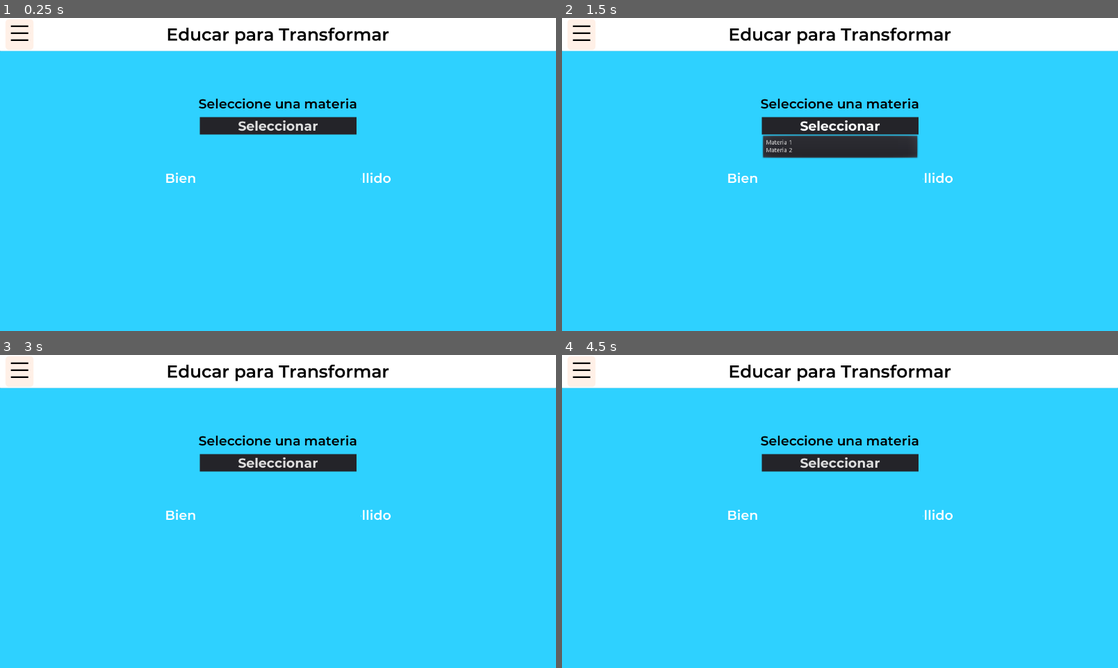
Above: before the commit, frames 1-4 (two rows, left to right).
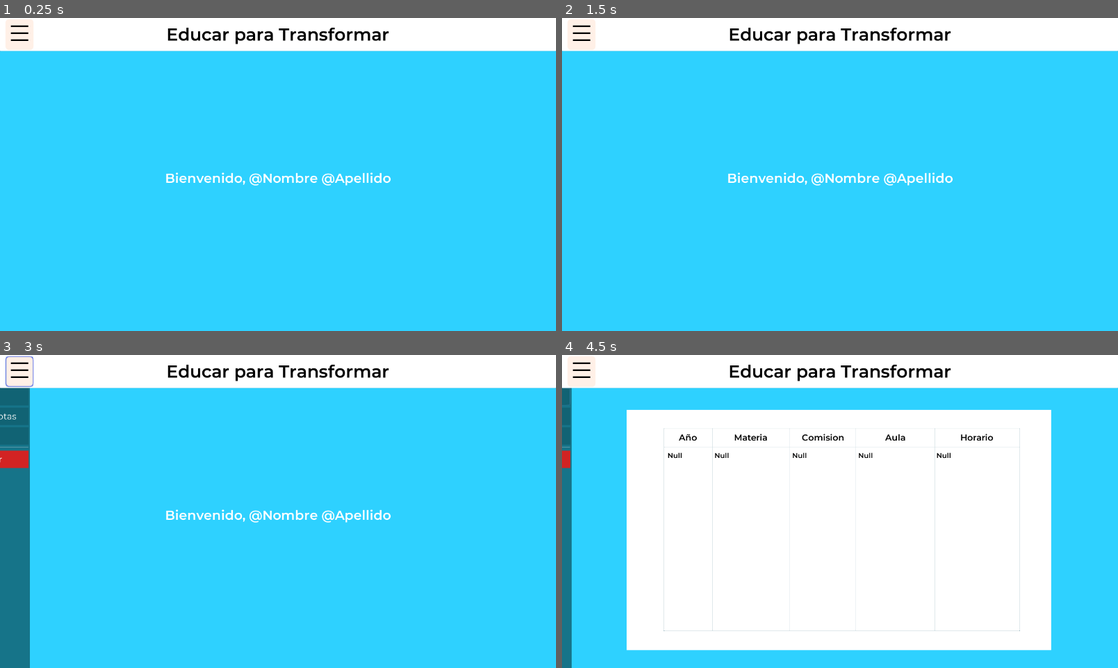
Above: after the commit, the same moments.

Repository: Matias-Barboza/DesktopAppEducarParaTransformar
Game: Godot game, scene res://Pantallas/DocenteHorarios.tscn
Two runs of this game, one before a commit and one after it. Both use one fixed random seed, a clock stepped at 60 frames per second and the inputs below. The project has no main scene, so this scene is started directly.
Inputs (mouse positions are in pixels of both pictures, inside the frame that each line leads up to):
- Up to frame 1 (0.25 s): no input
- Up to frame 2 (1.5 s): click (840, 124) at 0.5 s, where only the run before the commit has a clickable "Seleccionar"; click (840, 124) at 1.25 s, where only the run before the commit has a clickable "Seleccionar"
- Up to frame 3 (3 s): click (278, 461) at 2 s, where only the run before the commit has a clickable "Seleccionar"; click (22, 370) at 2.75 s
- Up to frame 4 (4.5 s): click (600, 395) at 3.5 s, where only the run after the commit has a clickable "Horarios"; tap Enter at 4.25 s; move the mouse to (962, 495) at 4.27 s; hold Q (abc123) from 4.28 s (still down); click (962, 495) at 4.42 s

The runs differ from the first frame. In frame 1, 2.5% of the frame differs, in the area x 35-65%, y 25-54%; in frame 2, 4.6%; in frame 3, 7.4%; in frame 4, 60%, in the area x 0-88%, y 10-100%.

Commit message:
boludeces URL
aaa

Diff:
--- /dev/null
+++ b/Contenedores/VBoxContainerDatos.gd
@@ -0,0 +1,6 @@
+extends VBoxContainer
+
+
+
+func _ready():
+	pass
--- a/Pantallas/DocenteHorarios.gd
+++ b/Pantallas/DocenteHorarios.gd
@@ -1,5 +1,16 @@
 extends Control
 
+var desplegado = false
+var paneles = []
+var headers = ["Content-Type: application/json"]
+var endpoint = Globals.URL + "/api/classes"
+var listaMaterias = {}
+
+#Test
+var ID = 68
+#Test
+
+onready var request = $HTTPRequest
 onready var animation_player = $AnimationPlayer
 onready var panel_horario = $PanelHorario
 onready var panel_bienvenida = $PanelBienvenida
@@ -7,15 +18,28 @@
 onready var panel_materias = $PanelMaterias
 onready var menu_materias = $PanelMaterias/Panel/MenuButton
 
-var desplegado = false
-var paneles = []
-
 func _ready():
+	request.request(endpoint)
 	panel_bienvenida.visible = true
 	panel_horario.visible = false
 	panel_notas.visible = false
+	panel_materias.visible = false
 
 	paneles = [panel_bienvenida, panel_horario, panel_notas, panel_materias]
+
+
+func _on_HTTPRequest_request_completed(result, response_code, headers, body):
+	if response_code == 200:
+		var i = 0
+		var json = JSON.parse(body.get_string_from_utf8())
+		for materia in json.result:
+			if(materia.teacher.id == ID):
+				listaMaterias[i] = materia["class_name"]
+				menu_materias.get_popup().add_item(listaMaterias[i], i+1)
+				i += 1
+		print("todo ok pa")
+	else:
+		print("error")
 
 
 func _on_ButtonMenuDesplegable_pressed():
@@ -48,3 +72,7 @@
 
 func _on_ButtonMaterias_pressed():
 	activar_panel(panel_materias)
+
+
+func _on_MenuButton_pressed():
+	pass
--- a/Pantallas/DocenteHorarios.tscn
+++ b/Pantallas/DocenteHorarios.tscn
@@ -570,7 +570,6 @@
 custom_fonts/font = SubResource( 44 )
 custom_styles/normal = SubResource( 45 )
 text = "Seleccionar"
-items = [ "Materia 1", null, 0, false, false, 0, 0, null, "", false, "Materia 2", null, 0, false, false, 1, 0, null, "", false ]
 
 [node name="PanelNotas" type="Panel" parent="."]
 visible = false
@@ -613,7 +612,7 @@
 custom_constants/separation = 5
 
 [node name="ButtonHorarios" type="Button" parent="PanelLateral/VBoxContainer"]
-margin_right = 247.0
+margin_right = 246.0
 margin_bottom = 40.0
 rect_min_size = Vector2( 0, 40 )
 custom_colors/font_color = Color( 1, 1, 1, 1 )
@@ -628,7 +627,7 @@
 
 [node name="ButtonNotas" type="Button" parent="PanelLateral/VBoxContainer"]
 margin_top = 45.0
-margin_right = 247.0
+margin_right = 246.0
 margin_bottom = 85.0
 rect_min_size = Vector2( 0, 40 )
 custom_colors/font_color = Color( 1, 1, 1, 1 )
@@ -643,7 +642,7 @@
 
 [node name="ButtonMaterias" type="Button" parent="PanelLateral/VBoxContainer"]
 margin_top = 90.0
-margin_right = 247.0
+margin_right = 246.0
 margin_bottom = 130.0
 rect_min_size = Vector2( 0, 40 )
 custom_colors/font_color = Color( 1, 1, 1, 1 )
@@ -658,12 +657,12 @@
 
 [node name="HSeparator" type="HSeparator" parent="PanelLateral/VBoxContainer"]
 margin_top = 135.0
-margin_right = 247.0
+margin_right = 246.0
 margin_bottom = 139.0
 
 [node name="ButtonSalir" type="Button" parent="PanelLateral/VBoxContainer"]
 margin_top = 144.0
-margin_right = 247.0
+margin_right = 246.0
 margin_bottom = 184.0
 rect_min_size = Vector2( 0, 40 )
 custom_colors/font_color = Color( 1, 1, 1, 1 )
@@ -675,7 +674,11 @@
 custom_styles/normal = SubResource( 14 )
 text = "Salir"
 
+[node name="HTTPRequest" type="HTTPRequest" parent="."]
+
 [connection signal="pressed" from="Panel/ButtonMenuDesplegable" to="." method="_on_ButtonMenuDesplegable_pressed"]
+[connection signal="pressed" from="PanelMaterias/Panel/MenuButton" to="." method="_on_MenuButton_pressed"]
 [connection signal="pressed" from="PanelLateral/VBoxContainer/ButtonHorarios" to="." method="_on_ButtonHorarios_pressed"]
 [connection signal="pressed" from="PanelLateral/VBoxContainer/ButtonNotas" to="." method="_on_ButtonNotas_pressed"]
 [connection signal="pressed" from="PanelLateral/VBoxContainer/ButtonMaterias" to="." method="_on_ButtonMaterias_pressed"]
+[connection signal="request_completed" from="HTTPRequest" to="." method="_on_HTTPRequest_request_completed"]
--- a/Pantallas/Login.gd
+++ b/Pantallas/Login.gd
@@ -1,6 +1,6 @@
 extends Control
 
-var URL = "https://educar-para-transformar.onrender.com/auth/login"
+var endpoint = Globals.URL + "/auth/login"
 var headers = ["Content-Type: application/json"]
 
 
@@ -12,6 +12,7 @@
 	if response_code == 200:
 		var json = JSON.parse(body.get_string_from_utf8())
 		decodeJWT(json.result.token)
+		print(json.result.token)
 		print("iniciaste sesion capo")
 	else:
 		print("error")
@@ -29,7 +30,7 @@
 		"username" : correo.text,
 		"password" : Globals.password
 		}
-	request.request(URL, headers, true, HTTPClient.METHOD_POST, to_json(body))
+	request.request(endpoint, headers, true, HTTPClient.METHOD_POST, to_json(body))
 	Globals.password = ""
 
 
--- a/Pantallas/PantallaDocente.gd
+++ b/Pantallas/PantallaDocente.gd
@@ -12,10 +12,10 @@
 var listaApellidoAlumnos = {}
 var listaNotaAlumnos = {}
 var headers = ["Content-Type: application/json"]
-var URL = "https://educar-para-transformar.onrender.com/api/students"
+var endpoint = Globals.URL + "/api/students"
 
 func _ready():
-	request.request(URL)
+	request.request(endpoint)
 
 
 func _on_HTTPRequest_request_completed(result, response_code, headers, body):
@@ -23,7 +23,6 @@
 		var i = 0
 		var json = JSON.parse(body.get_string_from_utf8())
 		print("todo ok pa")
-		print(json.result)
 		for alumno in json.result:
 			listaLegajoAlumnos[i] = alumno.file_number
 			listaNombreAlumnos[i] = alumno.firstname
--- a/Pantallas/PantallaInicioDeSesion.tscn
+++ b/Pantallas/PantallaInicioDeSesion.tscn
@@ -104,6 +104,24 @@
 margin_right = 376.0
 margin_bottom = 181.0
 
+[node name="LabelCE" parent="PanelInicioDeSesion/VBoxContainerDatos" index="0"]
+margin_right = 752.0
+
+[node name="TextEditCE" parent="PanelInicioDeSesion/VBoxContainerDatos" index="1"]
+margin_right = 752.0
+
+[node name="LabelContraseña" parent="PanelInicioDeSesion/VBoxContainerDatos" index="2"]
+margin_right = 752.0
+
+[node name="TextEditContrasenha" parent="PanelInicioDeSesion/VBoxContainerDatos" index="3"]
+margin_right = 752.0
+
+[node name="HSeparator" parent="PanelInicioDeSesion/VBoxContainerDatos" index="4"]
+margin_right = 752.0
+
+[node name="ButtonIS" parent="PanelInicioDeSesion/VBoxContainerDatos" index="5"]
+margin_right = 752.0
+
 [node name="PanelInferior" type="Panel" parent="."]
 self_modulate = Color( 1, 0.968627, 0.968627, 1 )
 anchor_top = 1.0
@@ -144,4 +162,7 @@
 
 [node name="LoginRequest" type="HTTPRequest" parent="."]
 
+[connection signal="pressed" from="PanelInicioDeSesion/VBoxContainerDatos/ButtonIS" to="." method="_on_ButtonIS_pressed"]
 [connection signal="request_completed" from="LoginRequest" to="." method="_on_LoginRequest_request_completed"]
+
+[editable path="PanelInicioDeSesion/VBoxContainerDatos"]
--- a/autoload/Globals.gd
+++ b/autoload/Globals.gd
@@ -4,3 +4,4 @@
 var userId : String = ""
 var jwt : String = ""
 var password : String = ""
+var URL : String = "https://educar-para-transformar.onrender.com"
